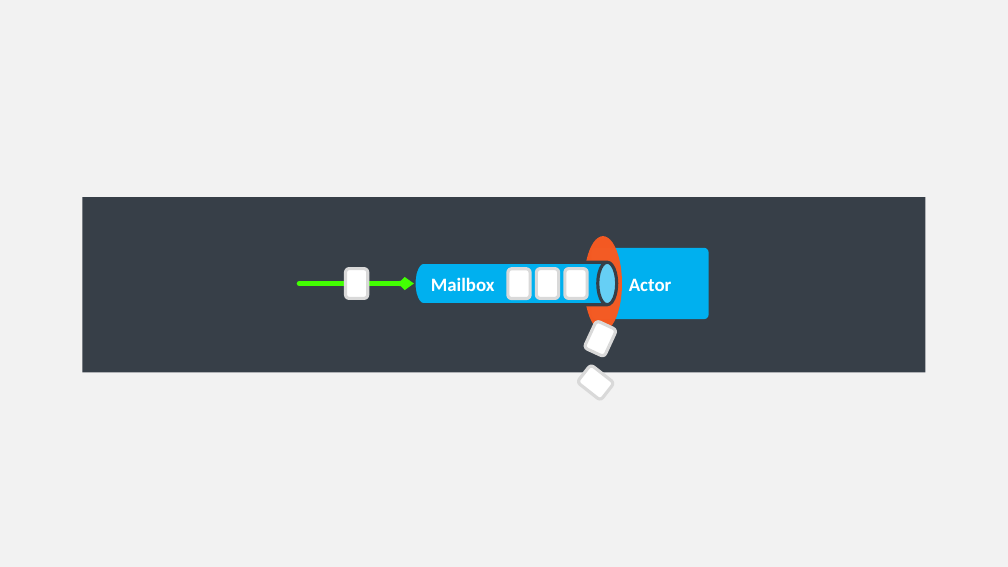
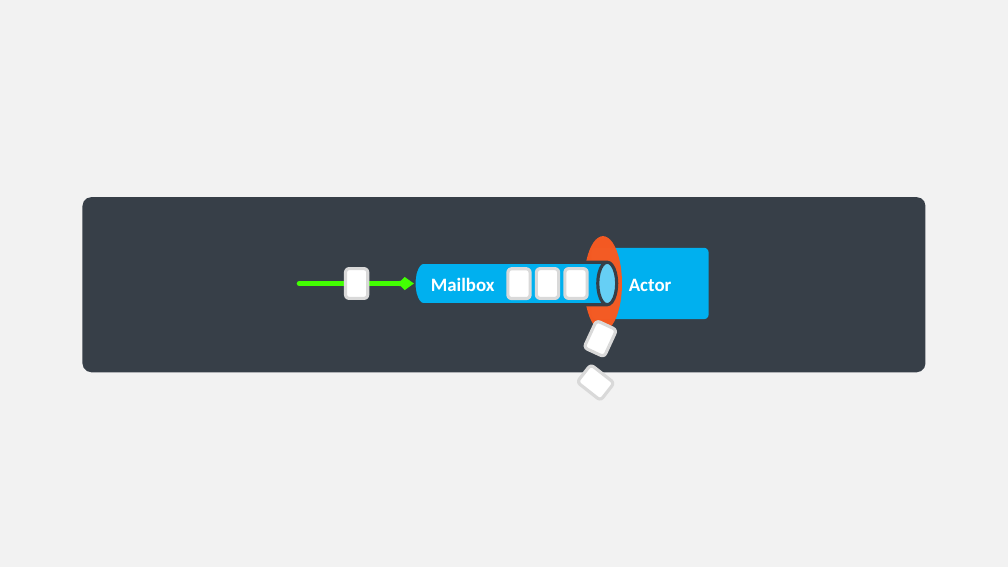
Before and after one commit to asynkron/website, a slide deck: slide 36 of media/logo.pptx (slide 37 before the commit). Drawn at 1008x567 pixels with LibreOffice and Linux fonts; fonts in the diff are those of the drawing. Boxes give left, top, right and bottom in pixels: in the first picture for what was removed or moved away, otherwise in the second. Text is boxed around its words. In the diff, an @@ line names an element or a change of style, - is before the commit and + after.

```diff
--- a/media/logo.pptx
+++ b/media/logo.pptx
@@ rounded rectangle at (82,197,926,373): rectangle to rounded rectangle @@
```
Also in this commit, not shown: 2 other slides changed, 1 slide removed, 3 other files.
